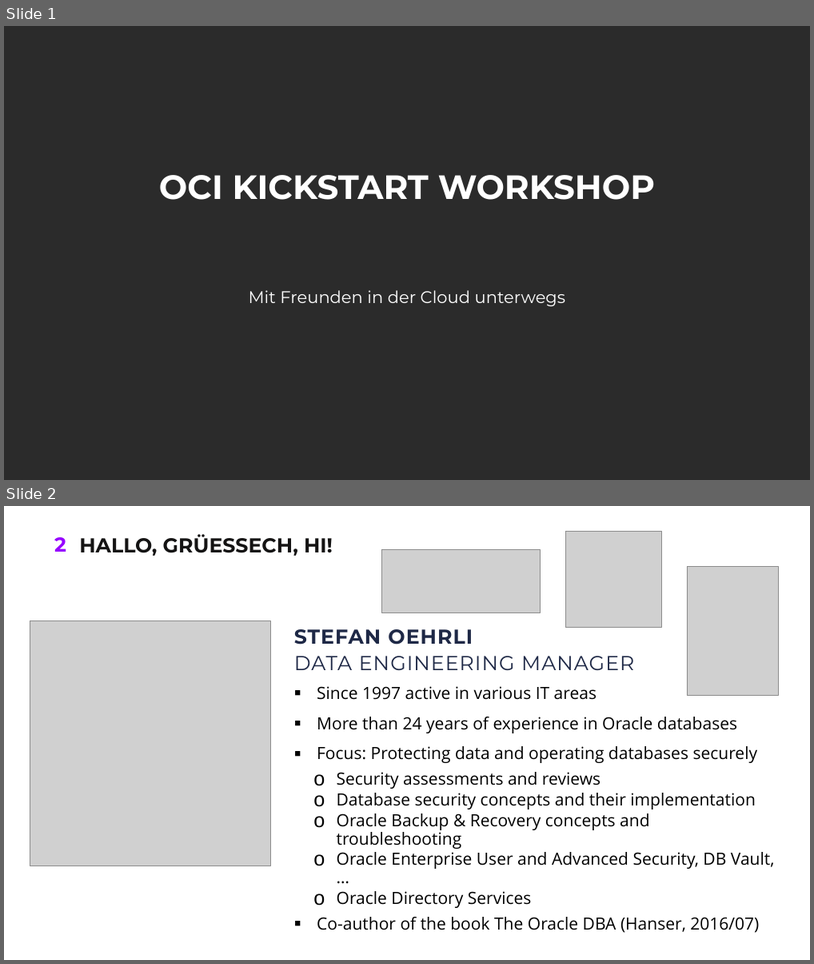
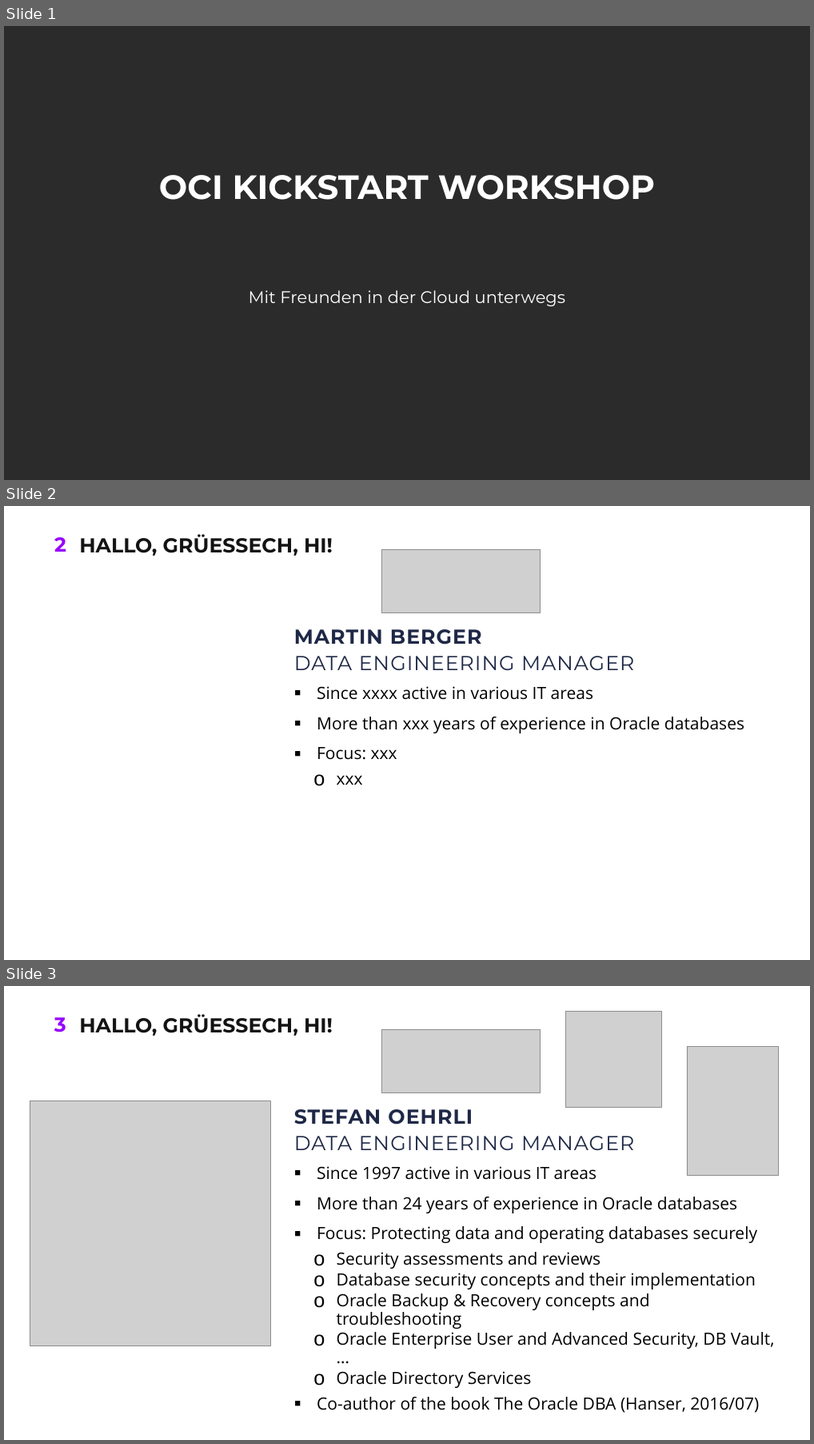
Before and after one commit to oehrlis/doag2022, a slide deck: ppt/00_KursAgenda.pptx. Shown one above the other, each under a label of ours: slides 1 and 2 before the commit, slides 1, 2 and 3 after it. The pictures are 814x964 and 814x1444 pixels, drawn with LibreOffice and Linux fonts; fonts in the diff are those of the drawing; grey boxes stand for pictures; background and template pictures are left out; a plain dark background stands for a picture behind light text. Boxes give left, top, right and bottom in pixels: in the first picture for what was removed or moved away, otherwise in the second. Text is boxed around its words. In the diff, an @@ line names an element or a change of style, - is before the commit and + after.

```diff
--- a/ppt/00_KursAgenda.pptx
+++ b/ppt/00_KursAgenda.pptx
@@ slide 2 added at box(4, 506, 810, 960), background #FFFFFF; not listed: 1 template element that a slide beside it also shows @@
@@ title added at box(79, 534, 333, 556), 24 pt, text #141313, bold @@
+HALLO, GRÜESSECH, HI!
@@ picture added at box(382, 550, 540, 612) @@
@@ text added at box(294, 629, 482, 644), 24 pt, text #1E2846, bold @@
+MARTIN BERGER
@@ text added at box(294, 656, 634, 670), 24 pt, text #1E2846 @@
+DATA ENGINEERING MANAGER
@@ text added at box(317, 686, 745, 784), 20 pt, text #000000 @@
+▪ Since xxxx active in various IT areas
+▪ More than xxx years of experience in Oracle databases
+▪ Focus: xxx
+  o xxx
@@ what was slide 2 is now slide 3 @@
@@ page number at box(54, 1017, 66, 1032): text changed @@
-2
+3
```
Also in this commit, not shown: 1 slide changed, 1 other slide added, 1 slide removed.
